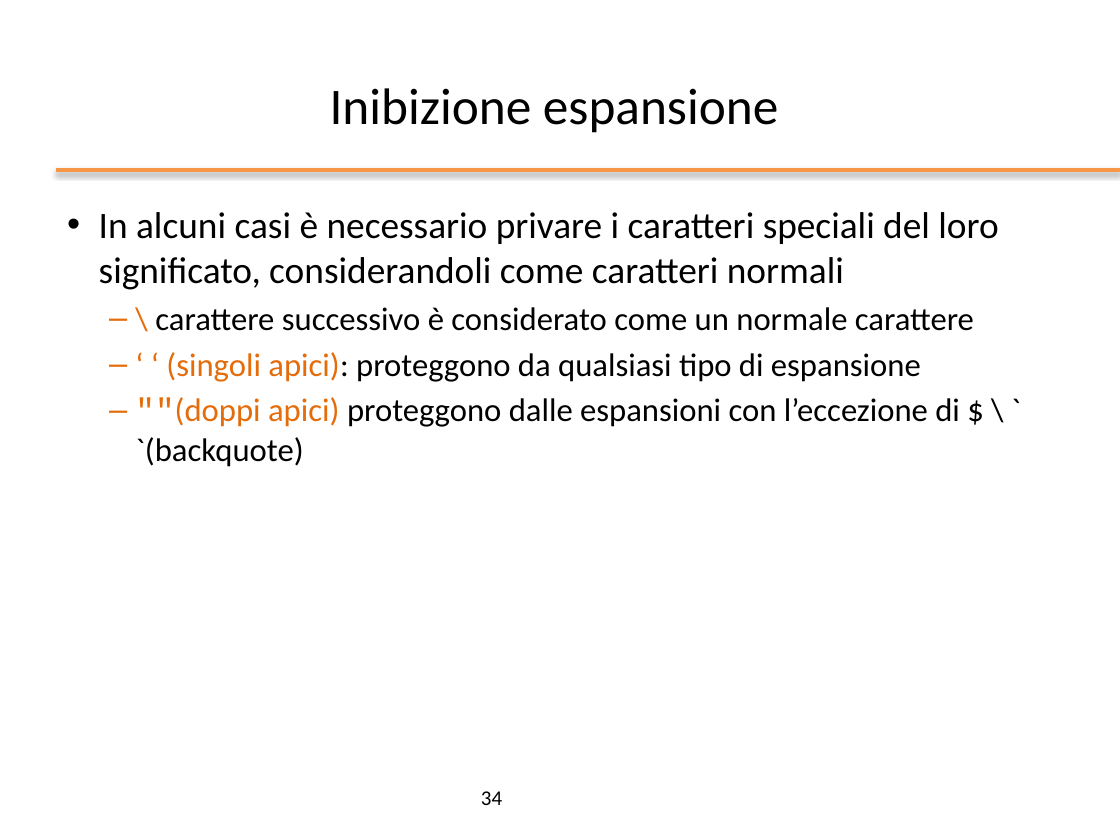
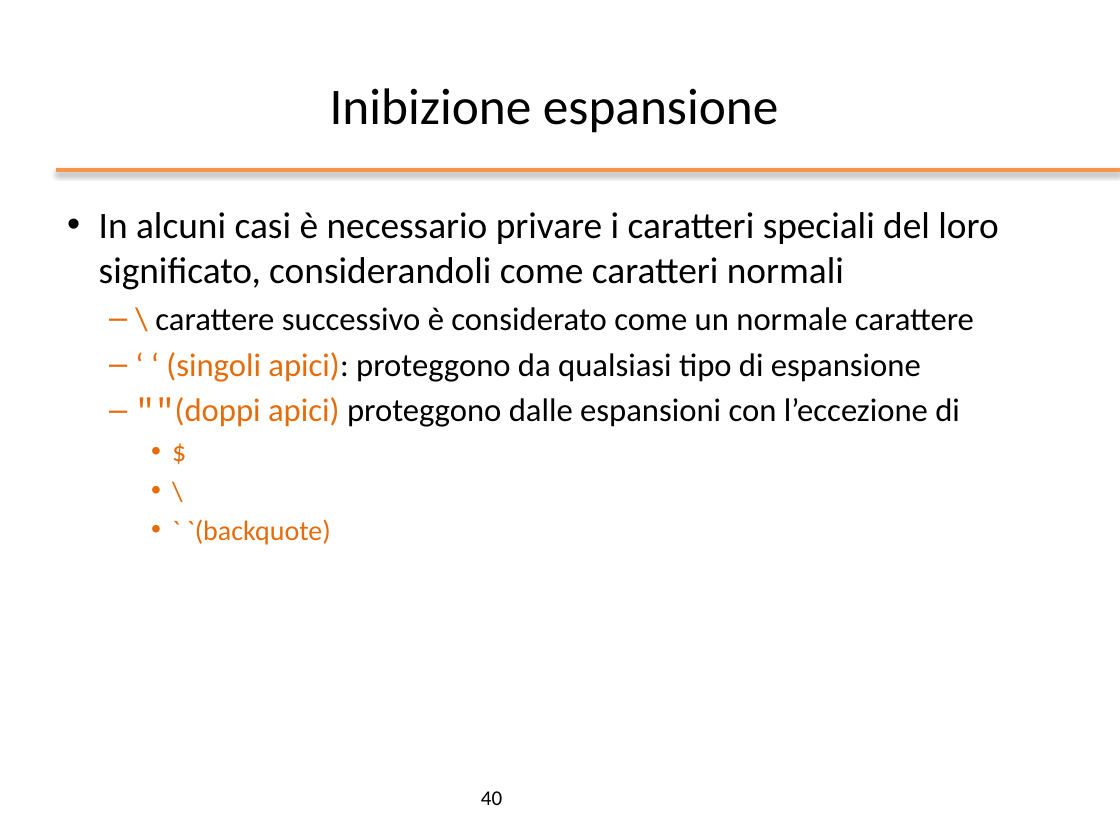
Before and after one commit to nbicocchi/operatingsystemsbsc, a slide deck: slide 40 of slides/ppt/02_Bash Basics.pptx (slide 34 before the commit). Drawn at 1120x840 pixels with LibreOffice and Linux fonts; fonts in the diff are those of the drawing; background and template pictures are left out. Boxes give left, top, right and bottom in pixels: in the first picture for what was removed or moved away, otherwise in the second. Text is boxed around its words. In the diff, an @@ line names an element or a change of style, - is before the commit and + after.

```diff
--- a/slides/ppt/02_Bash Basics.pptx
+++ b/slides/ppt/02_Bash Basics.pptx
@@ text at box(135, 397, 960, 545): text changed @@
-  – ""(doppi apici) proteggono dalle espansioni con l’eccezione di $ \ ` `(backquote)
+  – ""(doppi apici) proteggono dalle espansioni con l’eccezione di
+    • $
+    • \
+    • ` `(backquote)
@@ page number at box(481, 791, 502, 805): text changed @@
-34
+40
```
Also in this commit, not shown: 20 other slides changed, 6 slides added, 3 other files.
